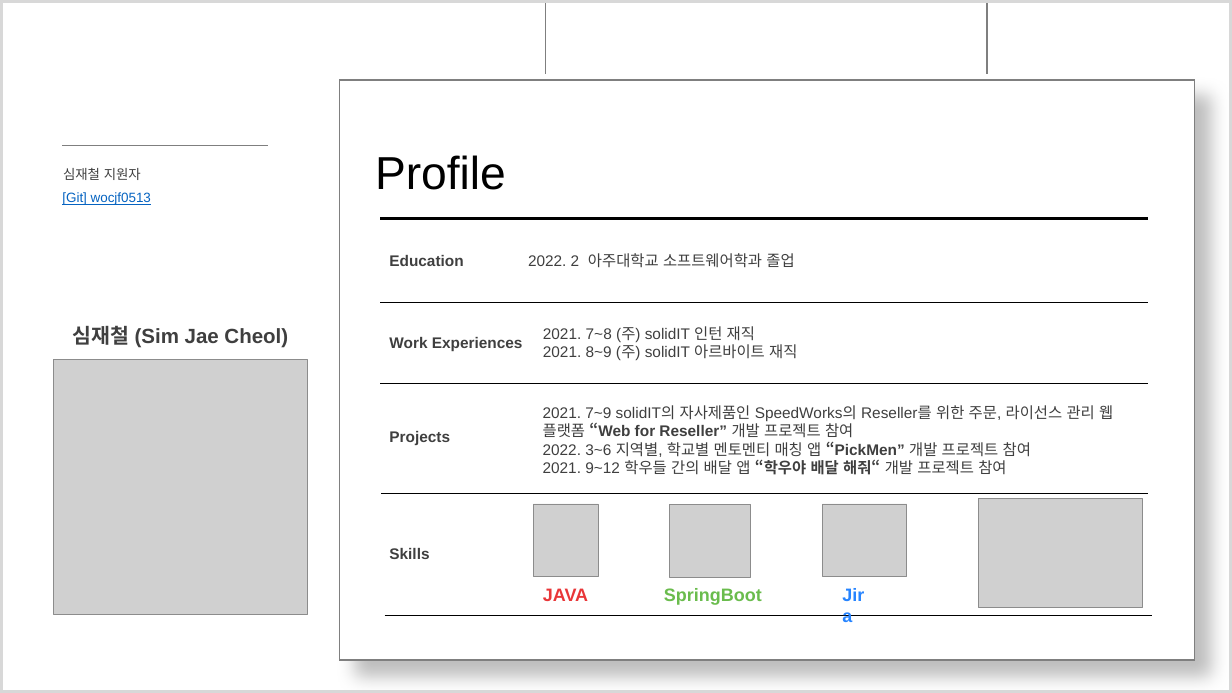
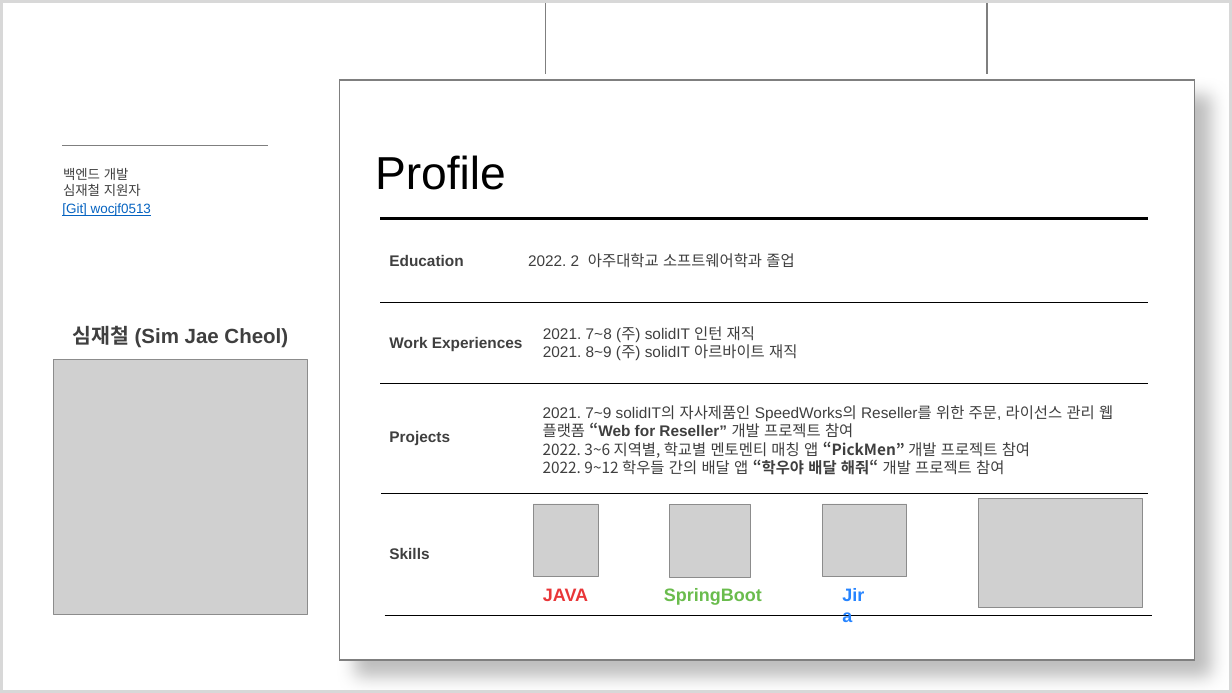
Before and after one commit to wocjf0513/portfolio-ppt, a slide deck: slide 2 of 심재철PT.pptx. Drawn at 1232x693 pixels with LibreOffice and Linux fonts; fonts in the diff are those of the drawing; grey boxes stand for pictures; background and template pictures are left out. Boxes give left, top, right and bottom in pixels: in the first picture for what was removed or moved away, otherwise in the second. Text is boxed around its words. In the diff, an @@ line names an element or a change of style, - is before the commit and + after.

```diff
--- a/심재철PT.pptx
+++ b/심재철PT.pptx
@@ text at (63,168,100,180): paragraph added @@
+백엔드 개발
@@ text "[Git] wocjf0513": place and size @@
-text "[Git] wocjf0513" at (62,192,151,205)
+text "[Git] wocjf0513" at (62,203,151,216)
@@ text at (543,442,1030,458): font Arial to Noto Sans CJK KR in "2022. 3~6 지역별, 학교별 멘토멘티 매칭 앱 ..." @@
@@ text at (543,460,1004,475): text changed; font Arial to Noto Sans CJK KR @@
-2021. 9~12 학우들 간의 배달 앱 “학우야 배달 해줘“ 개발 프로젝트 참여
+2022. 9~12 학우들 간의 배달 앱 “학우야 배달 해줘“ 개발 프로젝트 참여
```
Also in this commit, not shown: 4 other slides changed, 1 other file.
